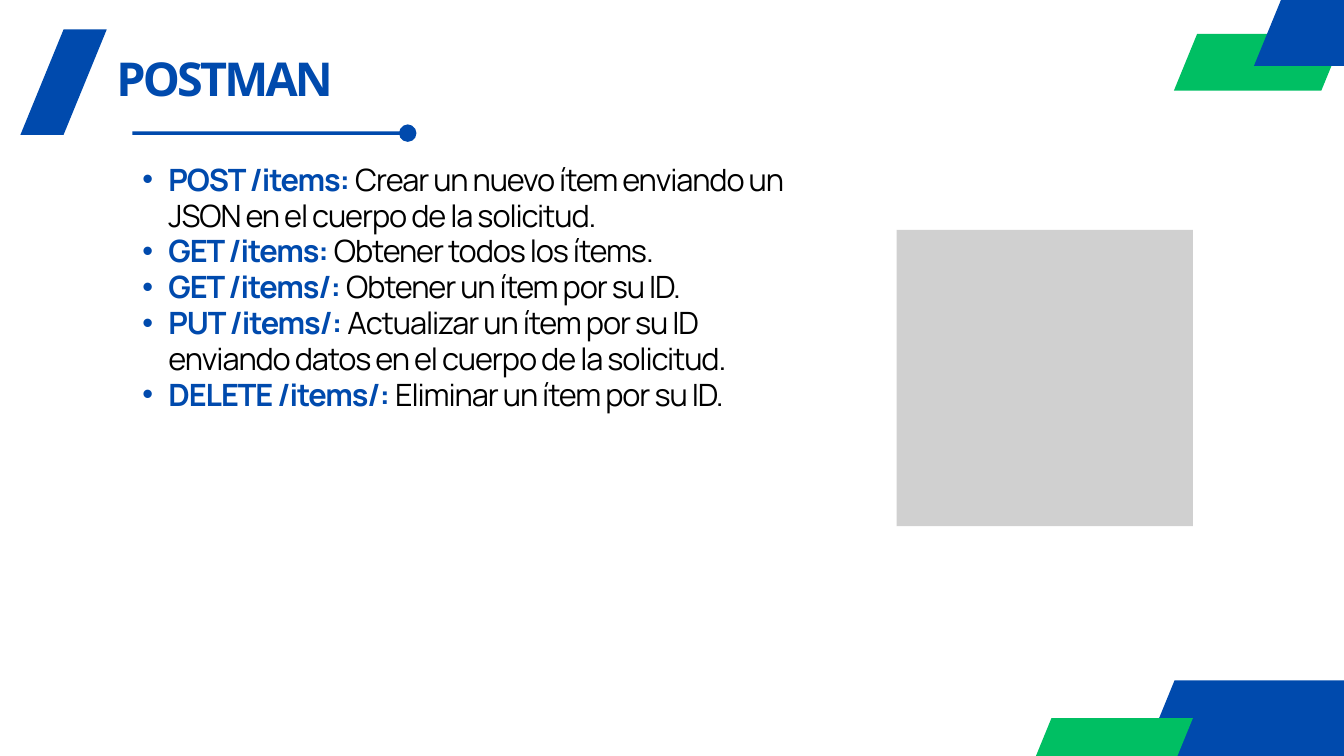
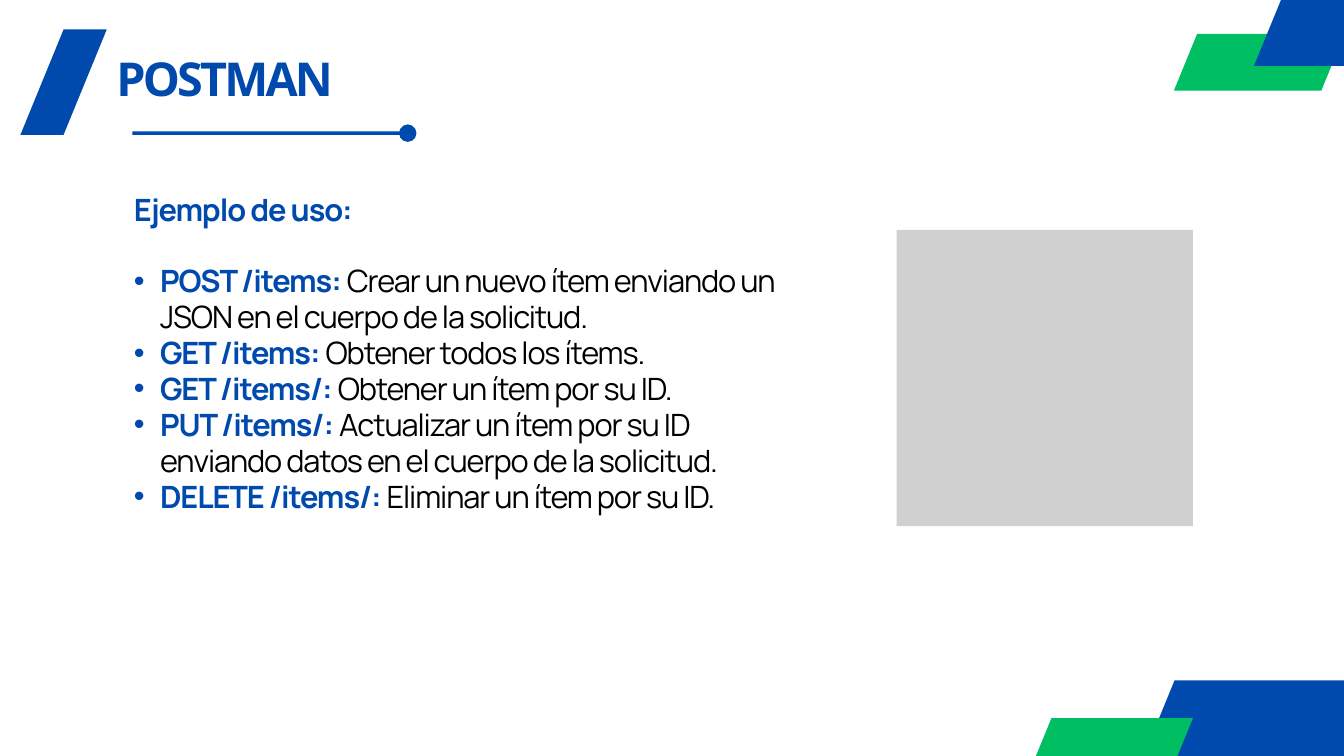
Before and after one commit to agorosti/programacion-servidores-web, a slide deck: slide 27 of Temario/Tema 8/08.- Tema 8 - Fundamentos NodeJS.pptx (slide 25 before the commit). Drawn at 1344x756 pixels with LibreOffice and Linux fonts; fonts in the diff are those of the drawing; grey boxes stand for pictures. Boxes give left, top, right and bottom in pixels: in the first picture for what was removed or moved away, otherwise in the second. Text is boxed around its words. In the diff, an @@ line names an element or a change of style, - is before the commit and + after.

Commit message:
Modificaciones en tema 8.  Nuevo codigo ejemplo

```diff
--- a/Temario/Tema 8/08.- Tema 8 - Fundamentos NodeJS.pptx
+++ b/Temario/Tema 8/08.- Tema 8 - Fundamentos NodeJS.pptx
@@ text "Ejemplo de uso:": place and size @@
-text "Ejemplo de uso:" at (168, 167, 784, 414)
+text "Ejemplo de uso:" at (134, 198, 775, 516)
@@ text at (134, 198, 353, 229): paragraph added @@
+  Ejemplo de uso:
```
Also in this commit, not shown: 4 other slides changed, 7 slides added, 1 slide removed, 12 other files.
